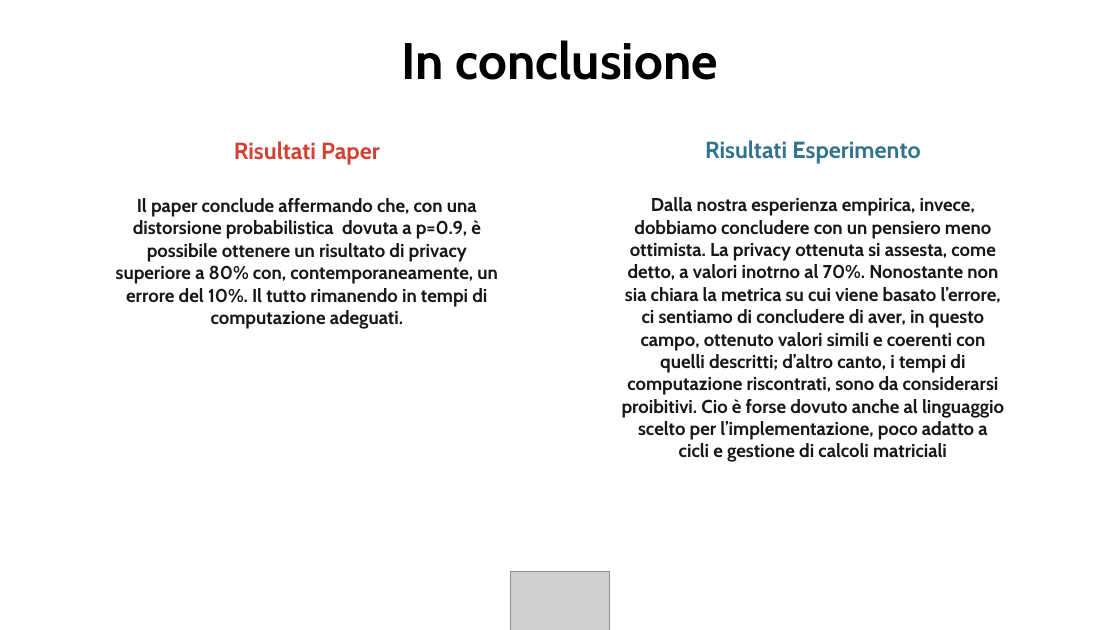
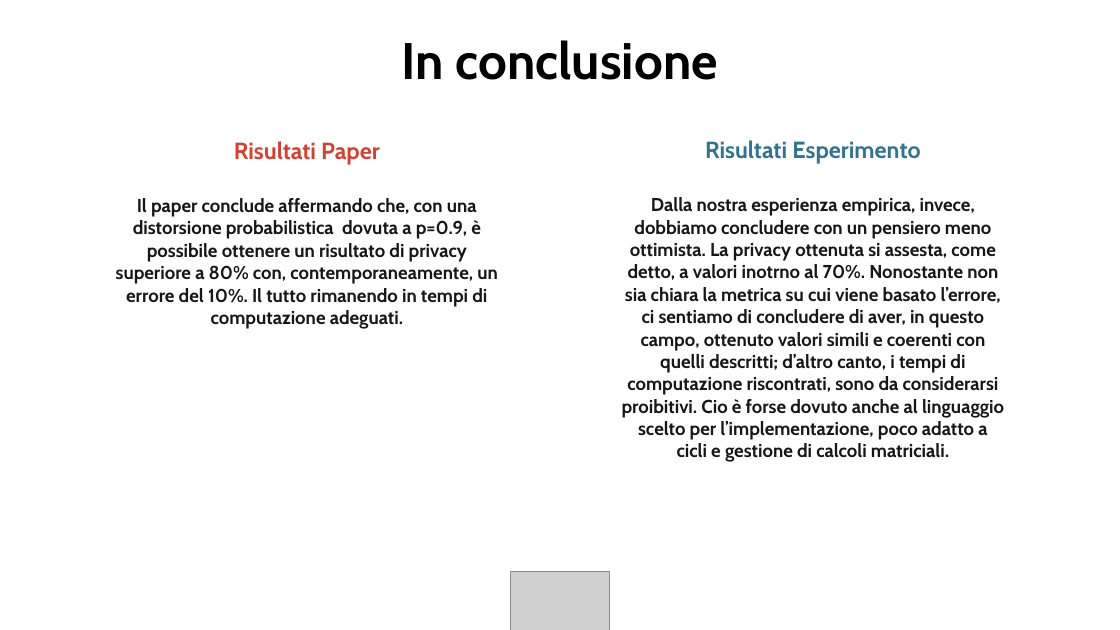
Before and after one commit to jf994/DataProtectionProject, a slide deck: slide 8 of docs/Presentazione.pptx. Drawn at 1120x630 pixels with LibreOffice and Linux fonts; fonts in the diff are those of the drawing; grey boxes stand for pictures; background and template pictures are left out. Boxes give left, top, right and bottom in pixels: in the first picture for what was removed or moved away, otherwise in the second. Text is boxed around its words. In the diff, an @@ line names an element or a change of style, - is before the commit and + after.

Commit message:
pptx mod

```diff
--- a/docs/Presentazione.pptx
+++ b/docs/Presentazione.pptx
@@ text at [622,197,1004,462]: text changed @@
-Dalla nostra esperienza empirica, invece, dobbiamo concludere con un pensiero meno ottimista. La privacy ottenuta si assesta, come detto, a valori inotrno al 70%. Nonostante non sia chiara la metrica su cui viene basato l’errore, ci sentiamo di concludere di aver, in questo campo, ottenuto valori simili e coerenti con quelli descritti; d’altro canto, i tempi di computazione riscontrati, sono da considerarsi proibitivi. Cio è forse dovuto anche al linguaggio scelto per l’implementazione, poco adatto a cicli e gestione di calcoli matriciali
+Dalla nostra esperienza empirica, invece, dobbiamo concludere con un pensiero meno ottimista. La privacy ottenuta si assesta, come detto, a valori inotrno al 70%. Nonostante non sia chiara la metrica su cui viene basato l’errore, ci sentiamo di concludere di aver, in questo campo, ottenuto valori simili e coerenti con quelli descritti; d’altro canto, i tempi di computazione riscontrati, sono da considerarsi proibitivi. Cio è forse dovuto anche al linguaggio scelto per l’implementazione, poco adatto a cicli e gestione di calcoli matriciali.
```
